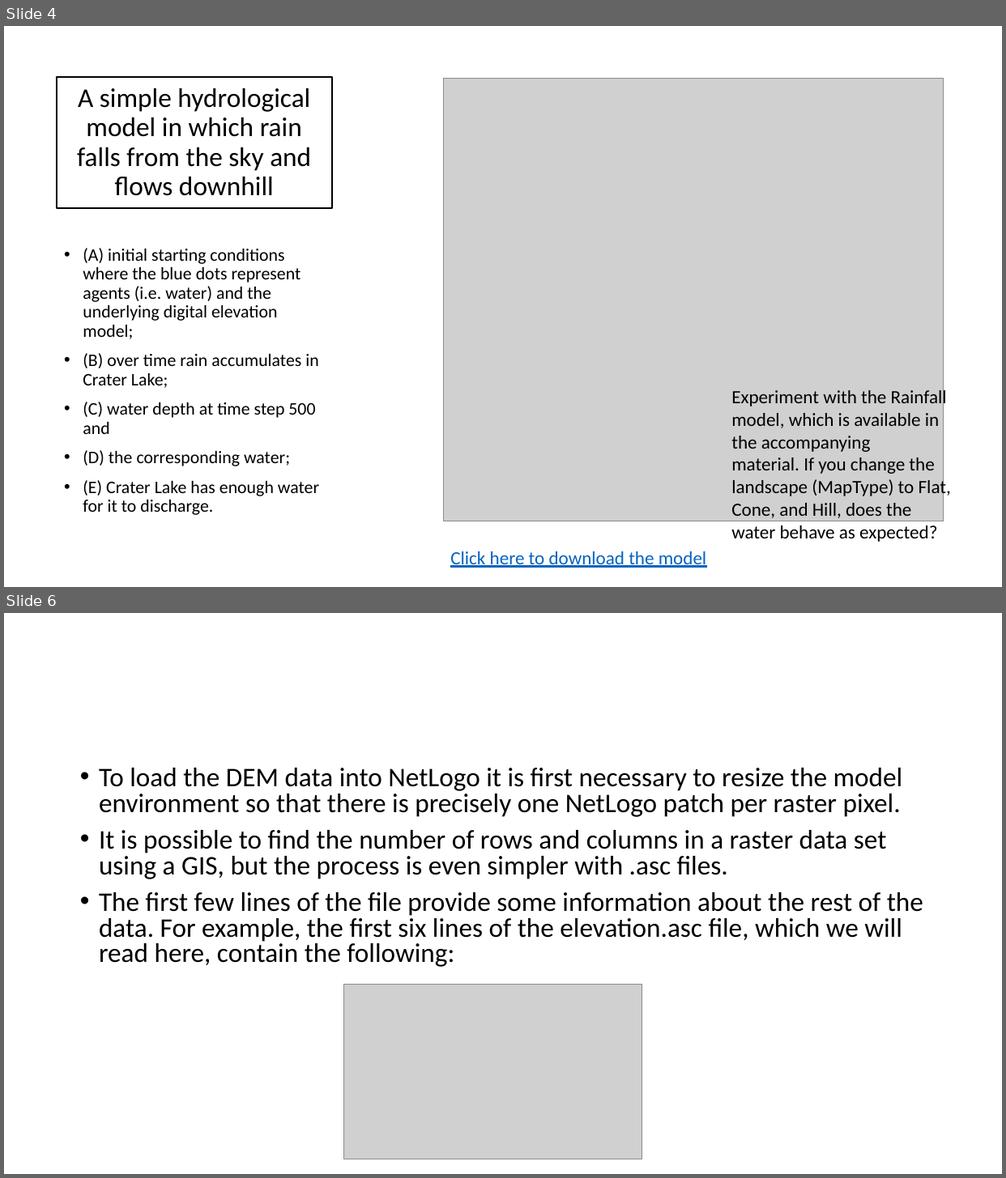
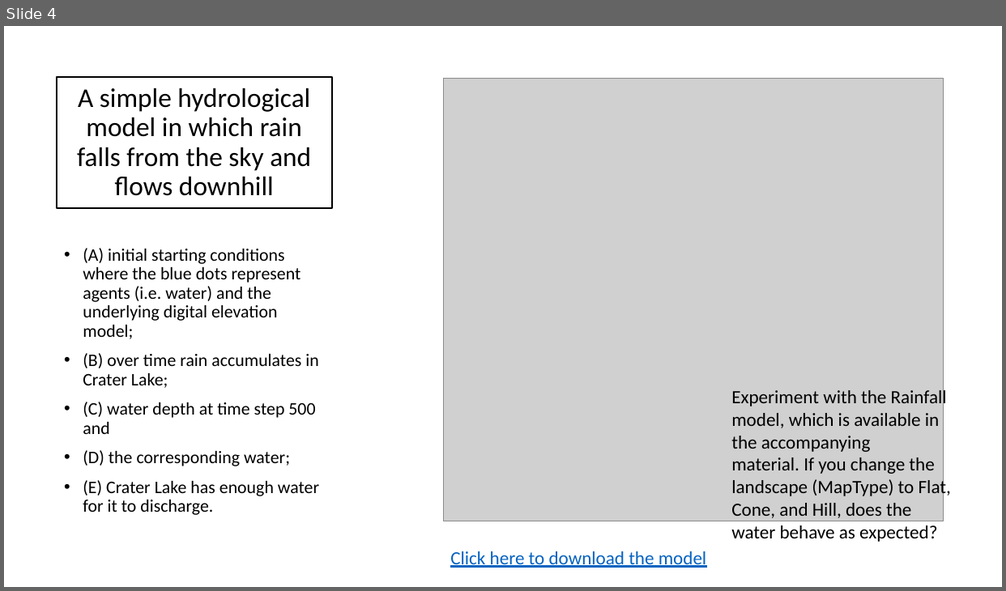
Before and after one commit to abmgis/abmgis, a slide deck: Chapter06-IntegratingABMandGIS/Chapter6_Tutorial.pptx. Shown one above the other, each under a label of ours: slides 4 and 6 before the commit, slide 4 after it; the slides between them are not shown. The pictures are 1006x1178 and 1006x591 pixels, drawn with LibreOffice and Linux fonts; fonts in the diff are those of the drawing; grey boxes stand for pictures. Boxes give left, top, right and bottom in pixels: in the first picture for what was removed or moved away, otherwise in the second. Text is boxed around its words. In the diff, an @@ line names an element or a change of style, - is before the commit and + after.

```diff
--- a/Chapter06-IntegratingABMandGIS/Chapter6_Tutorial.pptx
+++ b/Chapter06-IntegratingABMandGIS/Chapter6_Tutorial.pptx
@@ slide 6 removed at [4,613,1002,1174], background #FFFFFF @@
@@ text removed at [99,768,923,967] @@
-• To load the DEM data into NetLogo it is first necessary to resize the model environment so that there is precisely one NetLogo patch per raster pixel.
-• It is possible to find the number of rows and columns in a raster data set using a GIS, but the process is even simpler with .asc files.
-• The first few lines of the file provide some information about the rest of the data. For example, the first six lines of the elevation.asc file, which we will read here, contain the following:
@@ picture removed at [345,984,641,1160] @@
```
Also in this commit, not shown: 1 slide added, 5 other slides removed, 2 other files.
